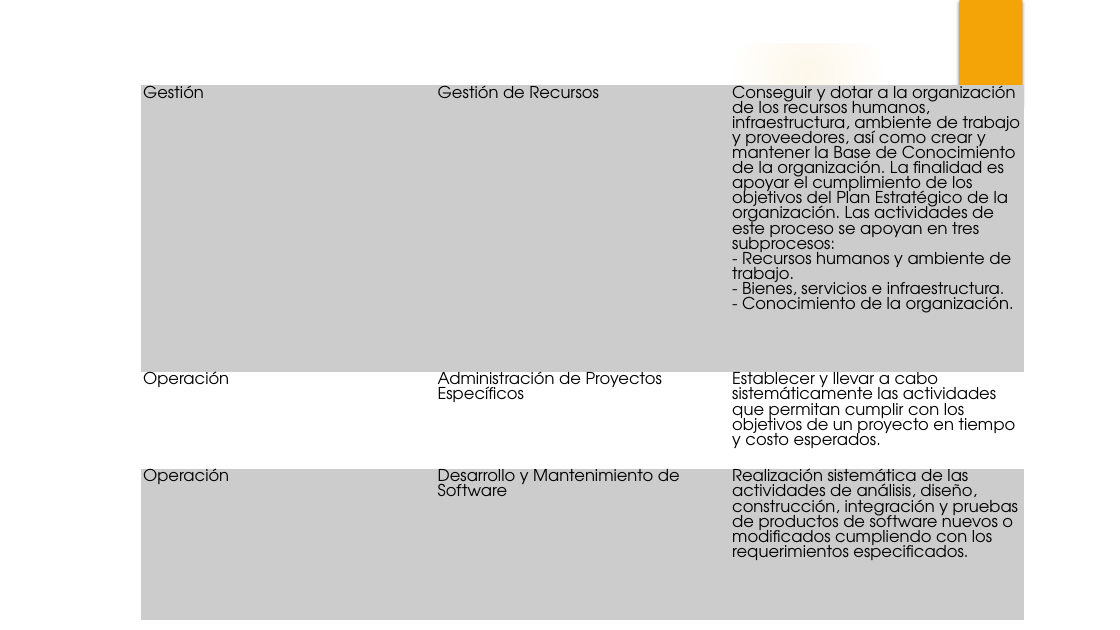
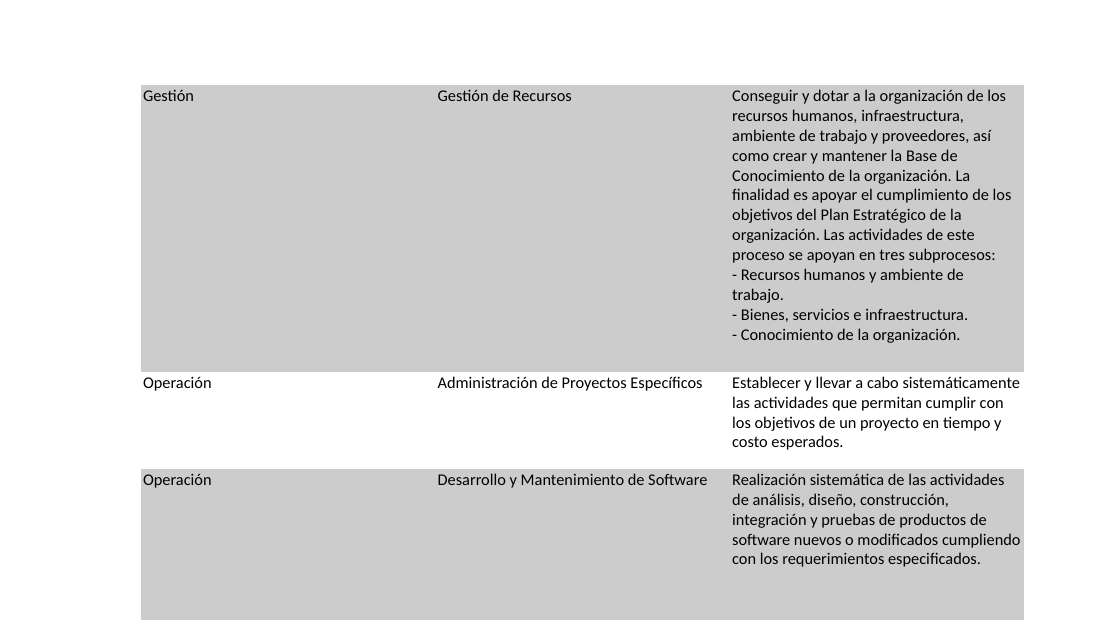
Before and after one commit to JulianAguilar/Equipo6AdminProy, a slide deck: slide 11 of Clase/Exposiciones/MoProSoft.pptx. Drawn at 1120x630 pixels with LibreOffice and Linux fonts; fonts in the diff are those of the drawing; background and template pictures are left out. Boxes give left, top, right and bottom in pixels: in the first picture for what was removed or moved away, otherwise in the second. Text is boxed around its words. In the diff, an @@ line names an element or a change of style, - is before the commit and + after.

```diff
--- a/Clase/Exposiciones/MoProSoft.pptx
+++ b/Clase/Exposiciones/MoProSoft.pptx
@@ group removed at (x1=0, y1=0, x2=1120, y2=630): 6 ellipses, 3 freeform shapes @@
@@ rectangle removed at (x1=960, y1=0, x2=1023, y2=105) @@
@@ table at (x1=141, y1=85, x2=1026, y2=630) @@
@@ font TeX Gyre Adventor to Calibri @@
```
Also in this commit, not shown: 13 other slides changed, 5 other files.
